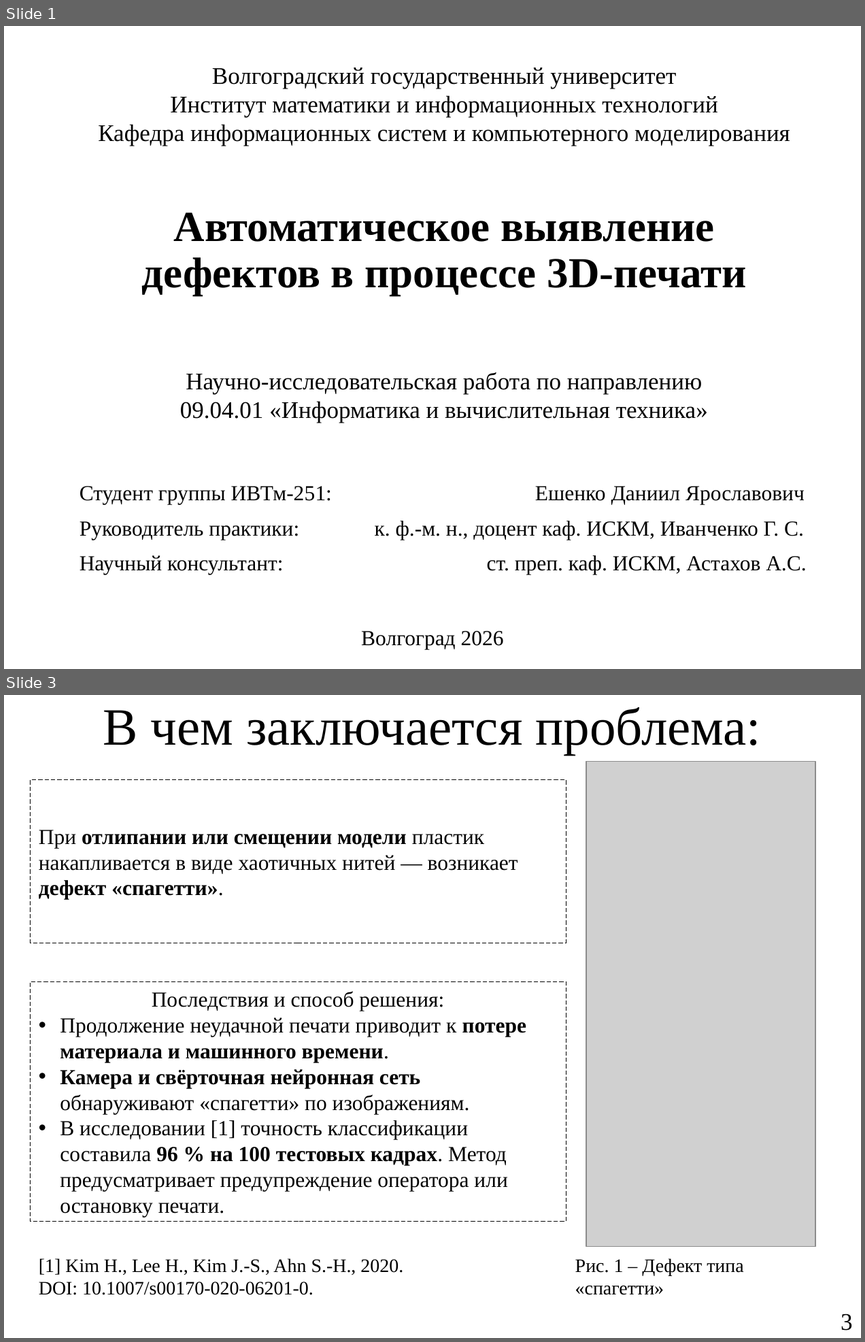
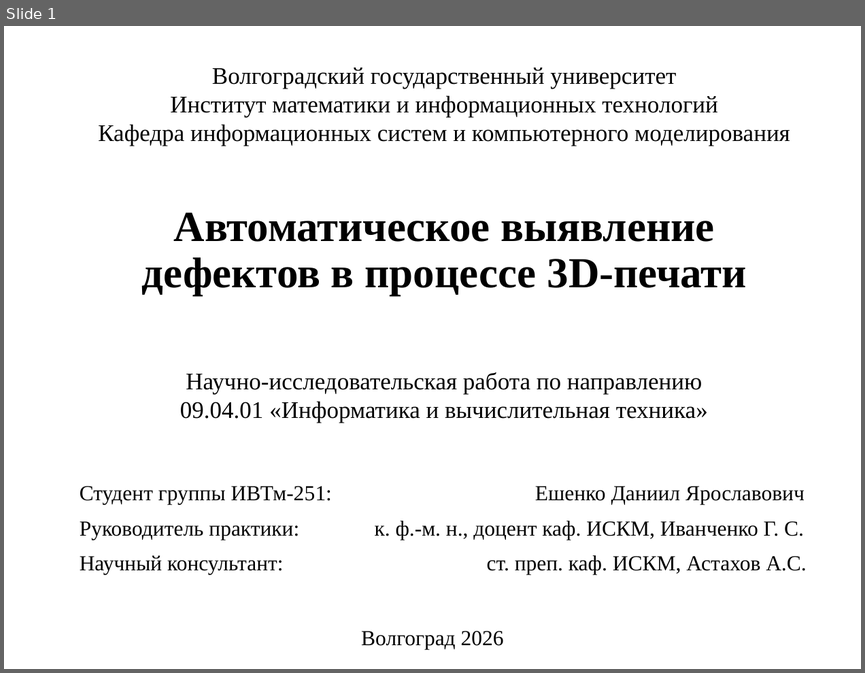
Before and after one commit to Yawllen/Nir2, a slide deck: presentation/NIR2_slide01_v2.pptx. Shown one above the other, each under a label of ours: slides 1 and 3 before the commit, slide 1 after it; the slides between them are not shown. The pictures are 865x1342 and 865x673 pixels, drawn with LibreOffice and Linux fonts; fonts in the diff are those of the drawing; grey boxes stand for pictures. Boxes give left, top, right and bottom in pixels: in the first picture for what was removed or moved away, otherwise in the second. Text is boxed around its words. In the diff, an @@ line names an element or a change of style, - is before the commit and + after.

```diff
--- a/presentation/NIR2_slide01_v2.pptx
+++ b/presentation/NIR2_slide01_v2.pptx
@@ slide 3 removed at (x1=4, y1=695, x2=861, y2=1338), background #FFFFFF @@
@@ title removed at (x1=103, y1=707, x2=762, y2=755) @@
-В чем заключается проблема:
@@ picture removed at (x1=586, y1=762, x2=815, y2=1246) @@
@@ rectangle removed at (x1=30, y1=780, x2=565, y2=943) @@
-При отлипании или смещении модели пластик накапливается в виде хаотичных нитей — возникает дефект «спагетти».
@@ rectangle removed at (x1=30, y1=981, x2=565, y2=1221) @@
-Последствия и способ решения:
-• Продолжение неудачной печати приводит к потере материала и машинного времени.
-• Камера и свёрточная нейронная сеть обнаруживают «спагетти» по изображениям.
-• В исследовании [1] точность классификации составила 96 % на 100 тестовых кадрах. Метод предусматривает предупреждение оператора или остановку печати.
@@ text removed at (x1=39, y1=1258, x2=403, y2=1295) @@
-[1] Kim H., Lee H., Kim J.-S., Ahn S.-H., 2020.
-DOI: 10.1007/s00170-020-06201-0.
@@ text removed at (x1=575, y1=1258, x2=743, y2=1295) @@
-Рис. 1 – Дефект типа «спагетти»
@@ page number removed at (x1=840, y1=1313, x2=853, y2=1330) @@
-3
```
Also in this commit, not shown: 1 slide changed, 4 slides added, 25 other files.
